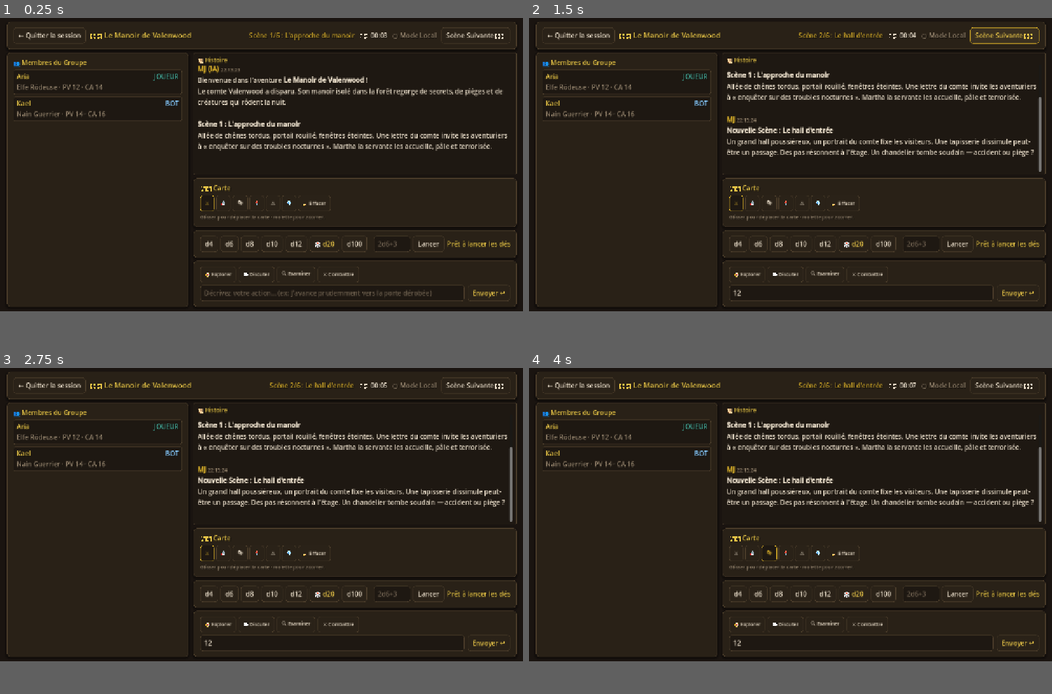
Above: before the commit, frames 1-4 (two rows, left to right).
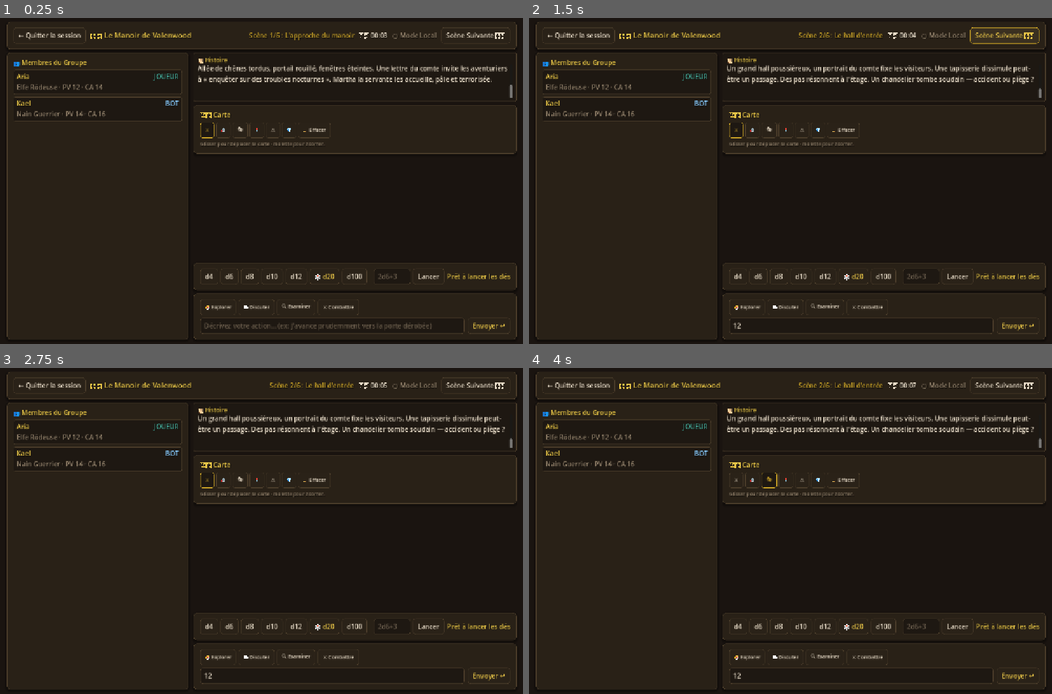
Above: after the commit, the same moments.

Repository: Poisson48/OpenQuest_jdr
Game: Godot game, scene res://scenes/session/session.tscn
Two runs of this game, one before a commit and one after it. Both use one fixed random seed, a clock stepped at 60 frames per second and the inputs below. This scene is started directly instead of the project's main scene.
Inputs (mouse positions are in pixels of both pictures, inside the frame that each line leads up to):
- Up to frame 1 (0.25 s): no input
- Up to frame 2 (1.5 s): click (858, 291) at 0.52 s; type "12" at 0.6 s; click "Scène Suivante ⏭️" at 1.25 s
- Up to frame 3 (2.75 s): click "⚔️" at 2 s
- Up to frame 4 (4 s): click "🤖" at 2.75 s; click "🎭" at 3.5 s
In our replay, the window is 800x450 before the commit and 800x500 after it. These sizes can differ from the game's own. Grey fills any space a smaller window leaves; there, only what the larger window draws over its background counts as a difference.

The runs differ from the first frame. In frame 1, 8.0% of the frame differs, in the area x 1-99%, y 4-99%; in frame 2, 8.0%; in frame 3, 8.0%; in frame 4, 8.0%.
Error in both runs: Invalid assignment of property or key 'custom_maximum_size' with value of type 'Vector2' on a base object of type 'PanelContainer'. (res://scripts/map_panel.gd…

Commit message:
Corrige la mise en page tronquée de la session de jeu.
Le journal et la carte défilent au centre ; dés et champ d'action restent visibles en bas.

Co-authored-by: Cursor <cursoragent@cursor.com>

Diff:
--- a/game/project.godot
+++ b/game/project.godot
@@ -22,7 +22,9 @@
 [display]
 
 window/size/viewport_width=1280
-window/size/viewport_height=720
+window/size/viewport_height=800
+window/size/min_width=1024
+window/size/min_height=680
 window/stretch/mode="canvas_items"
 
 [gui]
--- a/game/scenes/session/session.tscn
+++ b/game/scenes/session/session.tscn
@@ -144,8 +144,8 @@
 layout_mode = 2
 size_flags_horizontal = 3
 size_flags_vertical = 3
-size_flags_stretch_ratio = 3.0
-custom_minimum_size = Vector2(0, 280)
+size_flags_stretch_ratio = 2.0
+custom_minimum_size = Vector2(0, 100)
 
 [node name="LogVBox" type="VBoxContainer" parent="MainLayout/ContentSplit/MainGameArea/LogPanel"]
 layout_mode = 2
@@ -175,11 +175,12 @@
 size_flags_horizontal = 3
 size_flags_vertical = 0
 custom_minimum_size = Vector2(0, 0)
-custom_maximum_size = Vector2(100000, 240)
+custom_maximum_size = Vector2(100000, 220)
 script = ExtResource("3_map_panel")
 
 [node name="DiceSection" type="PanelContainer" parent="MainLayout/ContentSplit/MainGameArea"]
 layout_mode = 2
+size_flags_vertical = 0
 
 [node name="DiceVBox" type="VBoxContainer" parent="MainLayout/ContentSplit/MainGameArea/DiceSection"]
 layout_mode = 2
@@ -249,6 +250,7 @@
 
 [node name="ActionSection" type="PanelContainer" parent="MainLayout/ContentSplit/MainGameArea"]
 layout_mode = 2
+size_flags_vertical = 0
 
 [node name="ActionVBox" type="VBoxContainer" parent="MainLayout/ContentSplit/MainGameArea/ActionSection"]
 layout_mode = 2
--- a/game/scripts/map_panel.gd
+++ b/game/scripts/map_panel.gd
@@ -70,8 +70,8 @@
 	map_style.set_border_width_all(1)
 	map_style.set_corner_radius_all(4)
 	map_panel.add_theme_stylebox_override("panel", map_style)
-	map_panel.custom_minimum_size = Vector2(0, 160)
-	map_panel.custom_maximum_size = Vector2(100000, 200)
+	map_panel.custom_minimum_size = Vector2(0, 110)
+	map_panel.custom_maximum_size = Vector2(100000, 150)
 	outer.add_child(map_panel)
 
 	_map_host = Control.new()
--- a/game/scripts/session.gd
+++ b/game/scripts/session.gd
@@ -17,7 +17,46 @@
 var session_seconds: int = 0
 var timer_active: bool = true
 
+func _configure_layout() -> void:
+	var main_area: VBoxContainer = $MainLayout/ContentSplit/MainGameArea
+	var log_panel: PanelContainer = main_area.get_node("LogPanel") as PanelContainer
+	var dice_section: Control = main_area.get_node("DiceSection")
+	var action_section: Control = main_area.get_node("ActionSection")
+
+	if main_area.has_node("MiddleScroll"):
+		return
+
+	var scroll := ScrollContainer.new()
+	scroll.name = "MiddleScroll"
+	scroll.size_flags_vertical = Control.SIZE_EXPAND_FILL
+	scroll.size_flags_horizontal = Control.SIZE_EXPAND_FILL
+	scroll.horizontal_scroll_mode = ScrollContainer.SCROLL_MODE_DISABLED
+	scroll.vertical_scroll_mode = ScrollContainer.SCROLL_MODE_AUTO
+
+	var middle := VBoxContainer.new()
+	middle.name = "MiddleVBox"
+	middle.size_flags_horizontal = Control.SIZE_EXPAND_FILL
+	middle.add_theme_constant_override("separation", 8)
+	scroll.add_child(middle)
+
+	main_area.remove_child(log_panel)
+	main_area.remove_child(map_panel)
+	middle.add_child(log_panel)
+	middle.add_child(map_panel)
+
+	main_area.add_child(scroll)
+	main_area.move_child(scroll, 0)
+
+	log_panel.size_flags_vertical = Control.SIZE_EXPAND_FILL
+	log_panel.custom_minimum_size = Vector2(0, 120)
+	map_panel.size_flags_vertical = Control.SIZE_SHRINK_BEGIN
+	map_panel.custom_maximum_size = Vector2(100000, 220)
+
+	dice_section.size_flags_vertical = Control.SIZE_SHRINK_END
+	action_section.size_flags_vertical = Control.SIZE_SHRINK_END
+
 func _ready() -> void:
+	_configure_layout()
 	%BtnBackHub.pressed.connect(_on_leave_session_pressed)
 	%BtnAdvanceScene.pressed.connect(_on_advance_scene_pressed)
 	btn_send_action.pressed.connect(_on_send_action_pressed)
